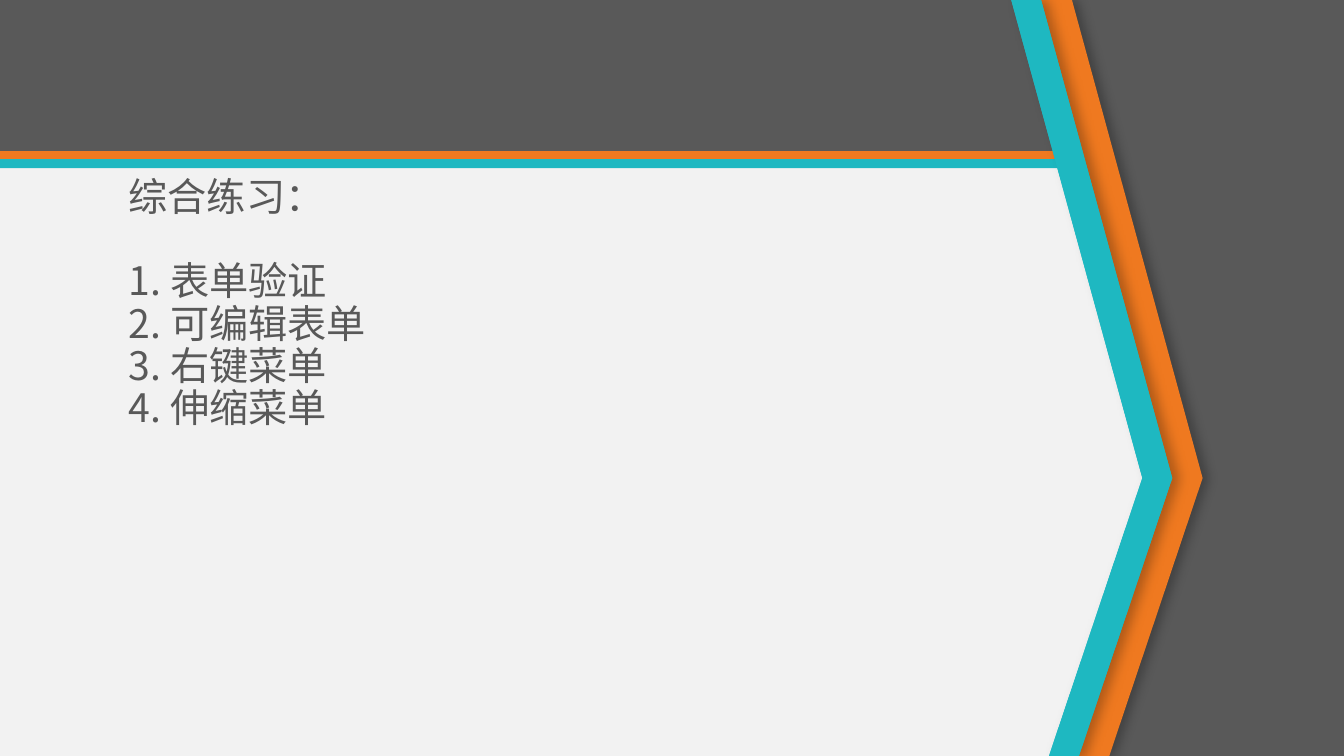
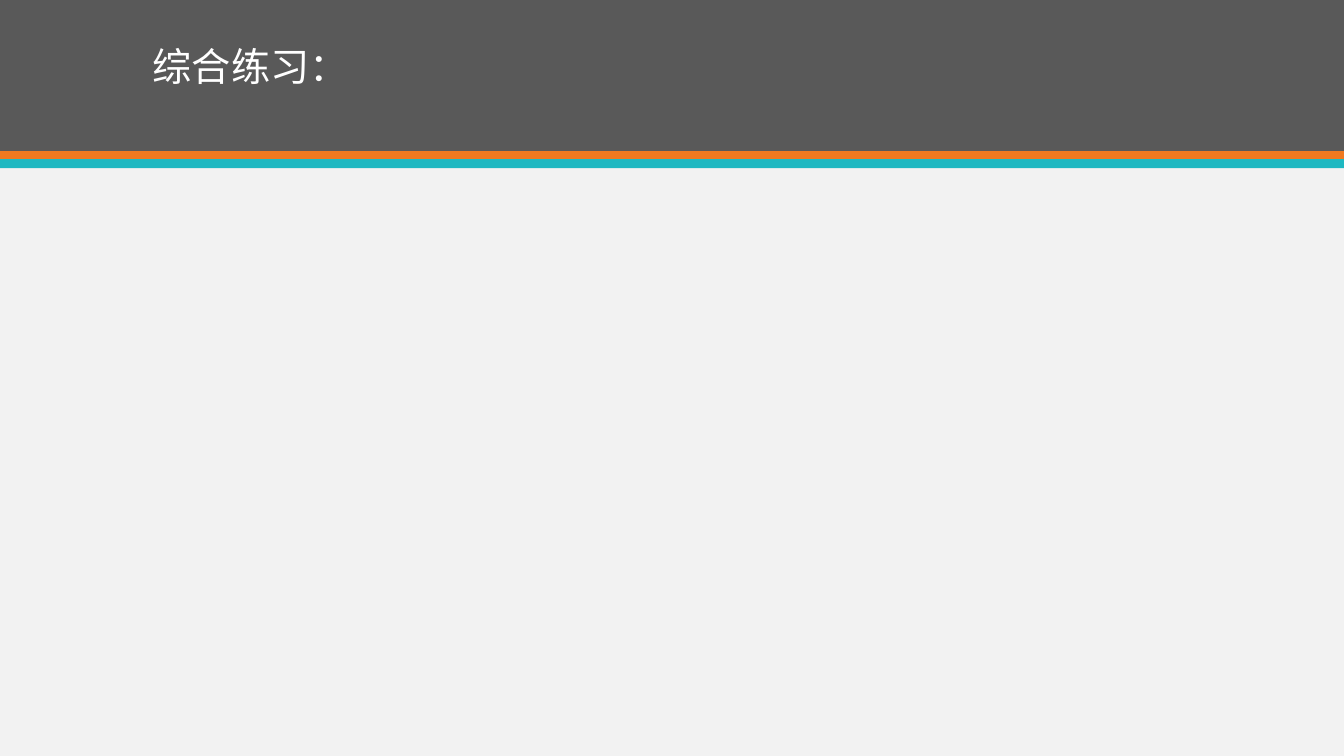
Before and after one commit to eventao/courseware, a slide deck: slide 14 of ppt/http.pptx (slide 28 before the commit). Drawn at 1344x756 pixels with LibreOffice and Linux fonts; fonts in the diff are those of the drawing. Boxes give left, top, right and bottom in pixels: in the first picture for what was removed or moved away, otherwise in the second. Text is boxed around its words. In the diff, an @@ line names an element or a change of style, - is before the commit and + after.

```diff
--- a/ppt/http.pptx
+++ b/ppt/http.pptx
@@ freeform shape removed at bbox=[1011, 0, 1173, 756] @@
@@ freeform shape removed at bbox=[1011, 0, 1173, 756] @@
@@ freeform shape removed at bbox=[1018, 0, 1203, 756] @@
@@ freeform shape removed at bbox=[1061, 0, 1344, 756] @@
@@ title at bbox=[153, 48, 349, 84]: text changed; text colour #595959 to #FFFFFF @@
-综合练习：
-1. 表单验证
-2. 可编辑表单
-3. 右键菜单
-4. 伸缩菜单
+综合练习：
```
Also in this commit, not shown: 1 other slide changed, 14 slides removed, 1 other file.
